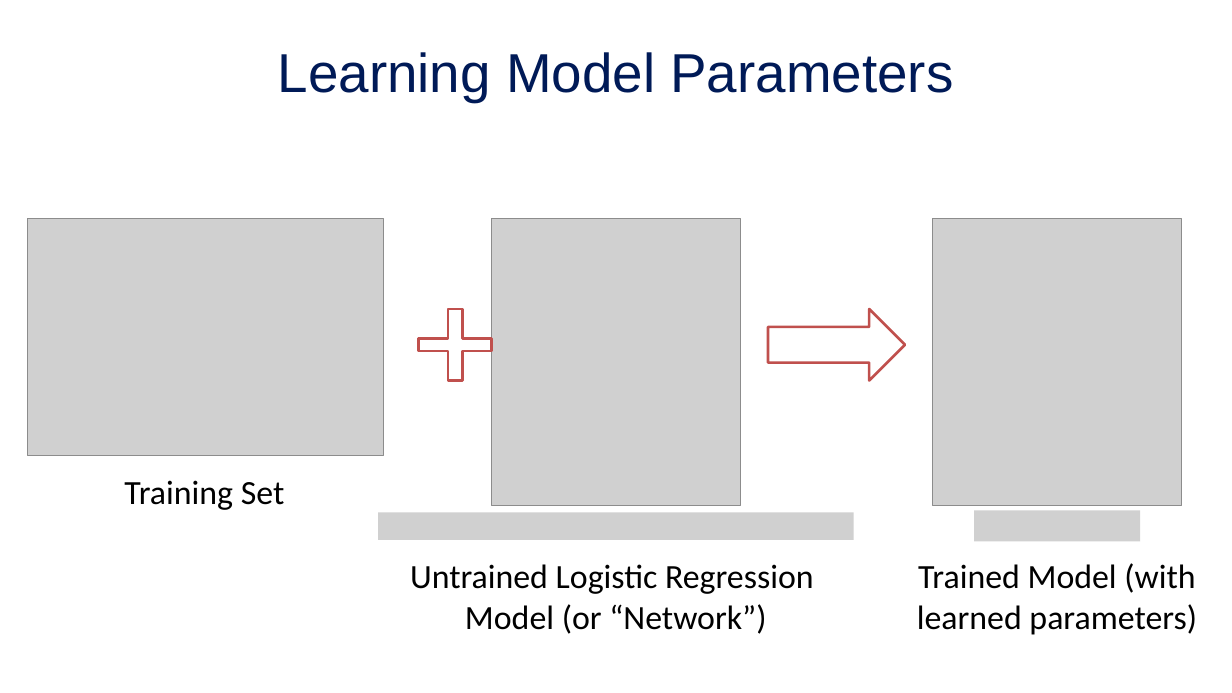
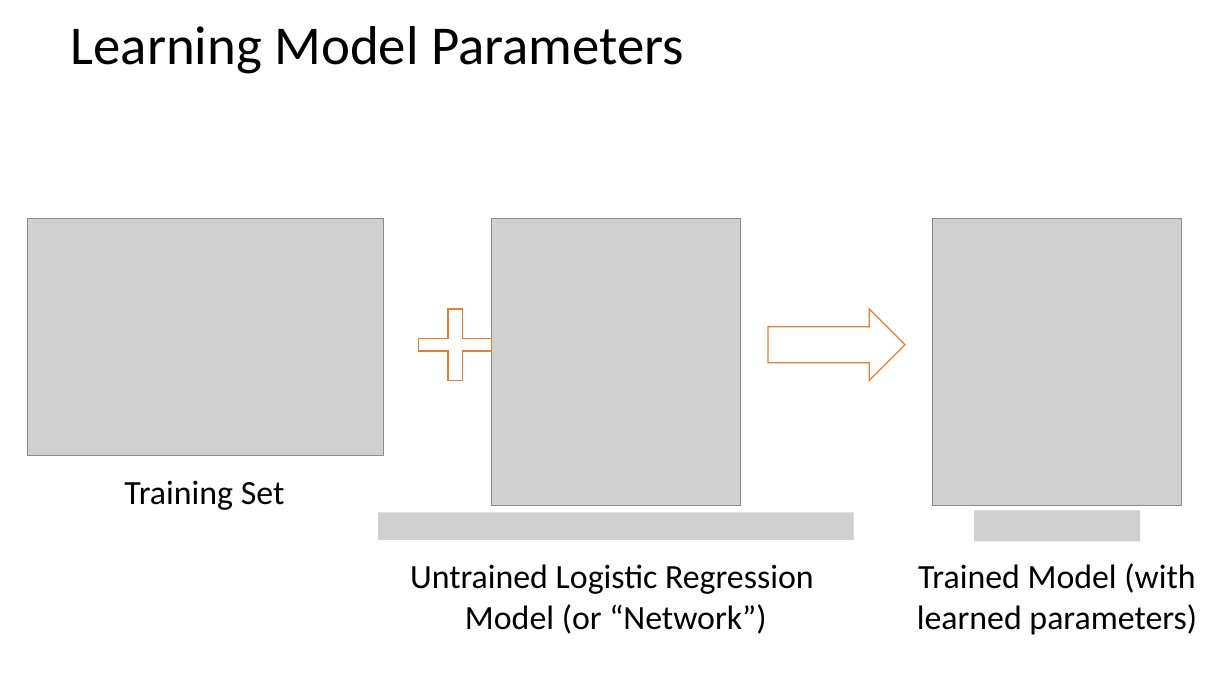
Before and after one commit to mengelhard/mmci_applied_ds, a slide deck: slide 27 of lectures/ll14.pptx. Drawn at 1232x693 pixels with LibreOffice and Linux fonts; fonts in the diff are those of the drawing; grey boxes stand for pictures; background and template pictures are left out. Boxes give left, top, right and bottom in pixels: in the first picture for what was removed or moved away, otherwise in the second. Text is boxed around its words. In the diff, an @@ line names an element or a change of style, - is before the commit and + after.

```diff
--- a/lectures/ll14.pptx
+++ b/lectures/ll14.pptx
@@ title "Learning Model Parameters" at (x1=71, y1=26, x2=684, y2=74): font Arial to Calibri, text colour #001A57 to #000000; alignment centre to left; line spacing 1 to 0.9; vertical alignment middle to top @@
@@ plus at (x1=419, y1=309, x2=492, y2=380): outline #C0504D 2 pt to #ED7D31 1 pt @@
@@ right arrow at (x1=768, y1=309, x2=905, y2=380): outline #C0504D 2 pt to #ED7D31 1 pt @@
```
Also in this commit, not shown: 40 other slides changed, 4 other files.
